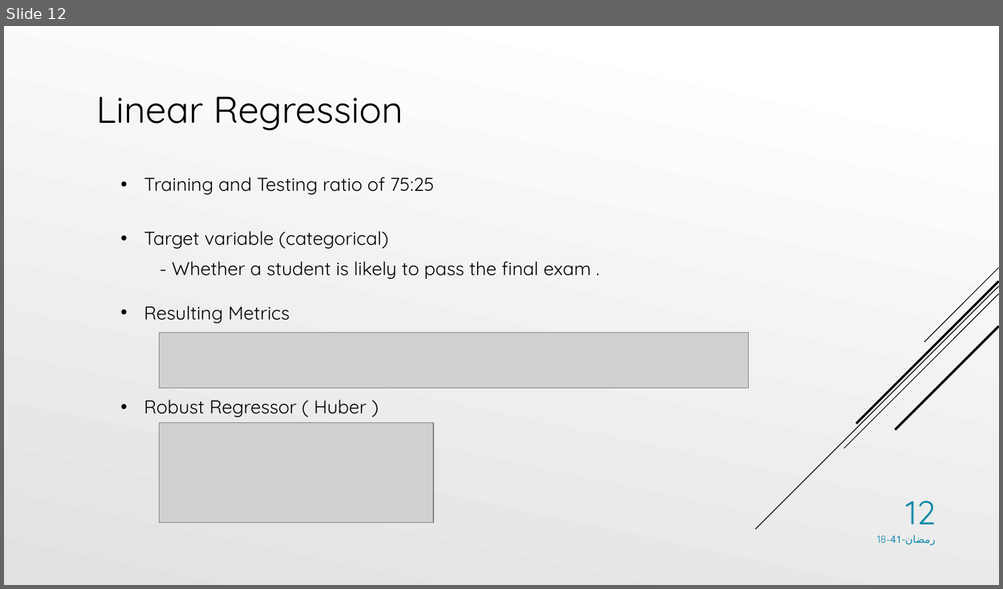
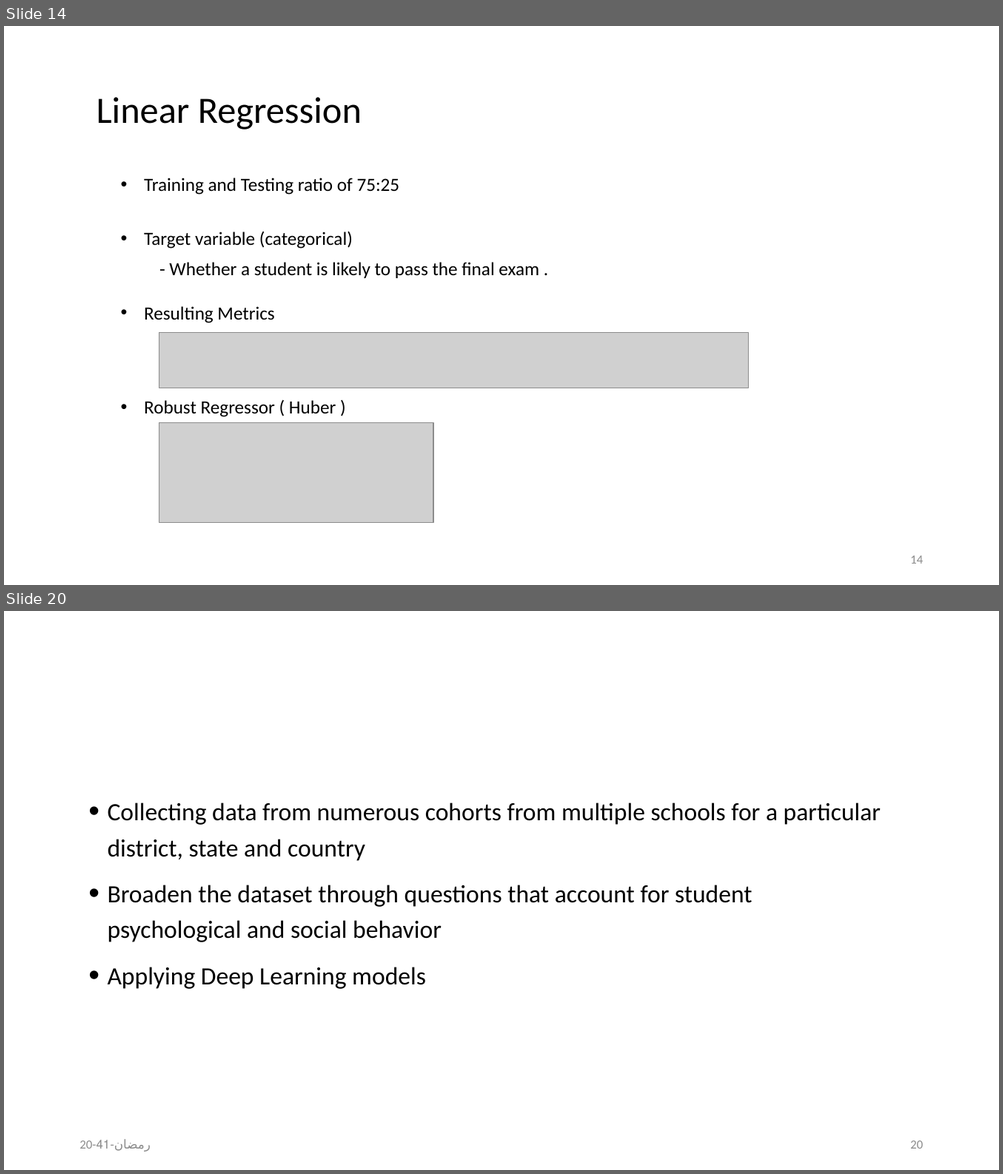
Before and after one commit to AdelAltuwaijri/StudentsPerformanceAnalysis, a slide deck: Student Performance Analysis Project.pptx. Shown one above the other, each under a label of ours: slide 12 before the commit, slides 14 and 20 after it; the slides between them are not shown. The pictures are 1003x589 and 1003x1174 pixels, drawn with LibreOffice and Linux fonts; fonts in the diff are those of the drawing; grey boxes stand for pictures. Boxes give left, top, right and bottom in pixels: in the first picture for what was removed or moved away, otherwise in the second. Text is boxed around its words. In the diff, an @@ line names an element or a change of style, - is before the commit and + after.

```diff
--- a/Student Performance Analysis Project.pptx
+++ b/Student Performance Analysis Project.pptx
@@ slide 20 added at <box>4,611,999,1170</box>, background #FFFFFF @@
@@ text added at <box>108,803,880,989</box>, 24 pt, text #000000 @@
+• Collecting data from numerous cohorts from multiple schools for a particular district, state and country
+• Broaden the dataset through questions that account for student psychological and social behavior
+• Applying Deep Learning models
@@ text added at <box>79,1139,151,1152</box>, 12 pt, text #8C8C8C @@
+20-رمضان-41
@@ page number added at <box>910,1141,922,1149</box>, 12 pt, text #8C8C8C @@
+20
@@ what was slide 12 is now slide 14 @@
@@ slide 14 changed as well @@
@@ background gradient #FFFFFF to #E1E1E1 to #FFFFFF @@
@@ font Quicksand to Calibri in 6 elements at <box>144,178,400,195</box>, <box>96,97,361,130</box>, <box>144,400,336,417</box>, <box>144,306,274,323</box>, <box>144,231,353,249</box>, <box>169,262,539,278</box> @@
@@ group removed at <box>755,268,999,530</box>: 5 lines @@
@@ page number removed at <box>905,501,935,525</box> @@
-12
@@ text removed at <box>876,535,935,546</box> @@
-18-رمضان-41
@@ page number added at <box>910,556,922,564</box>, 12 pt, text #8C8C8C @@
+14
```
Also in this commit, not shown: 12 other slides changed, 6 other slides added, 1 slide removed, 7 other files.
